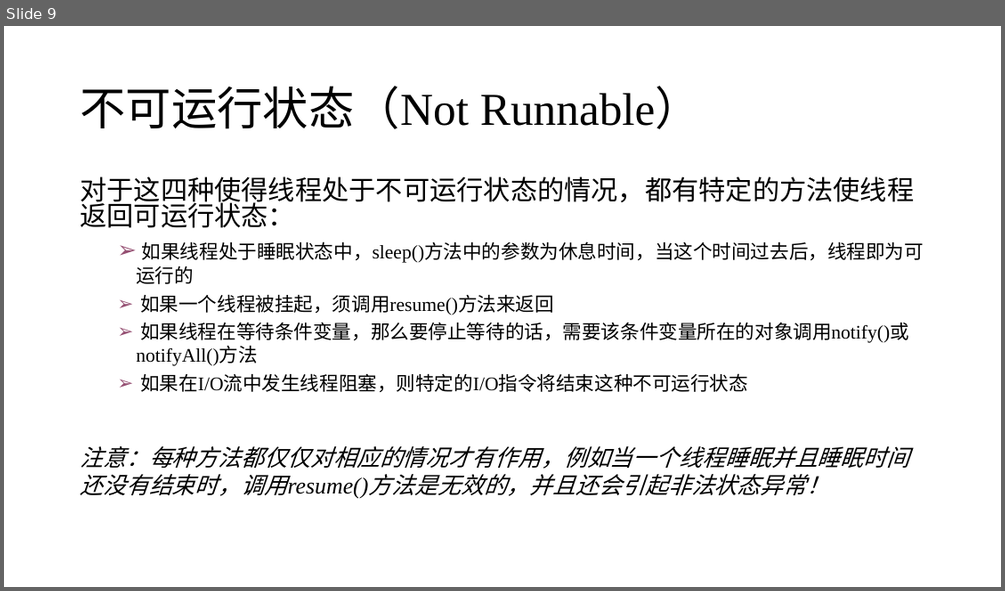
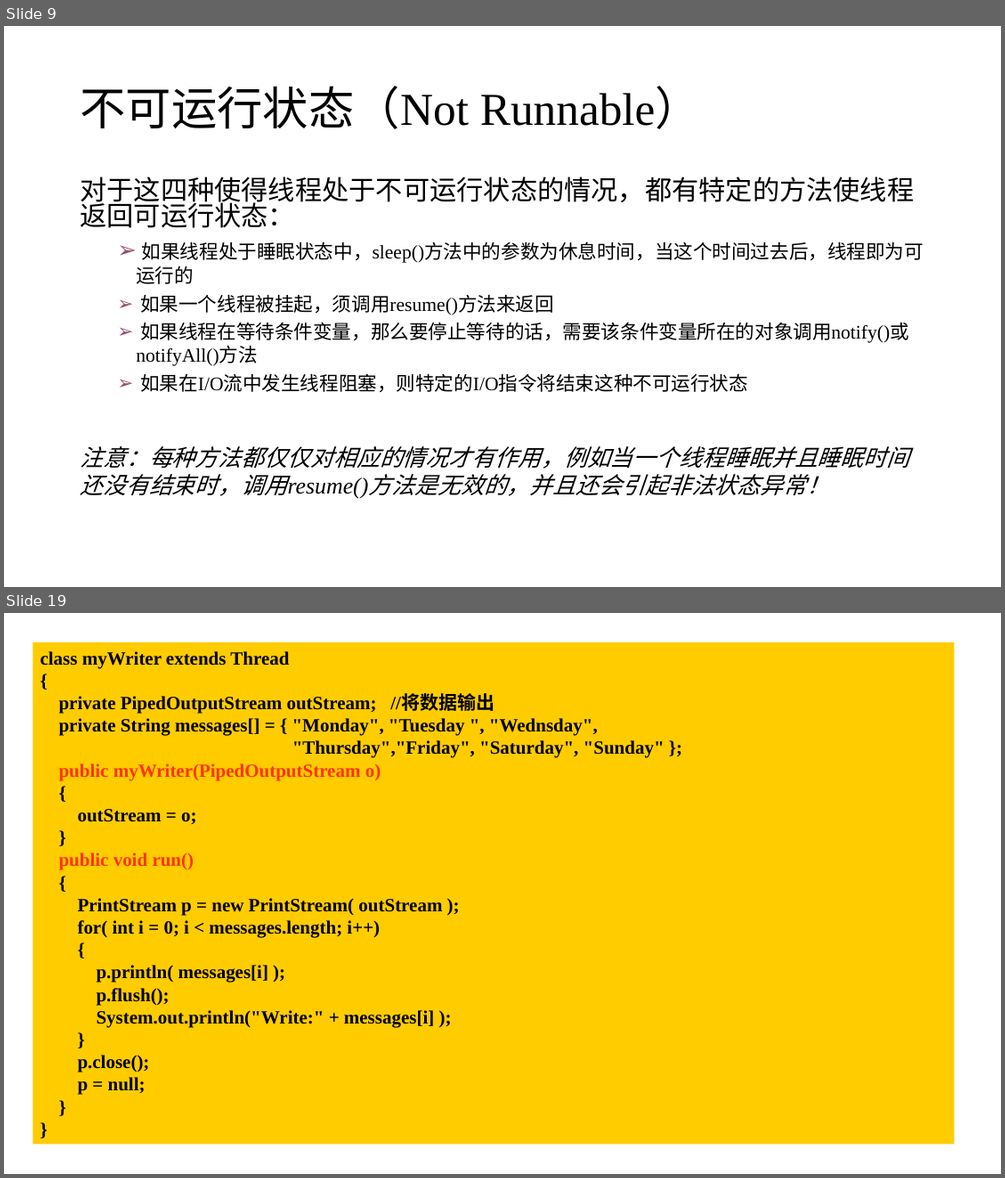
Before and after one commit to j-w-huang/oop, a slide deck: ch6/第六章 part3.pptx. Shown one above the other, each under a label of ours: slide 9 before the commit, slides 9 and 19 after it; the slides between them are not shown. The pictures are 1005x591 and 1005x1178 pixels, drawn with LibreOffice and Linux fonts; fonts in the diff are those of the drawing. Boxes give left, top, right and bottom in pixels: in the first picture for what was removed or moved away, otherwise in the second. Text is boxed around its words. In the diff, an @@ line names an element or a change of style, - is before the commit and + after.

```diff
--- a/ch6/第六章 part3.pptx
+++ b/ch6/第六章 part3.pptx
@@ slide 19 added at [4, 613, 1001, 1174], background #FFFFFF @@
@@ rectangle added at [32, 642, 954, 1144], fill #FFCC00, 18 pt, text #000000, bold @@
+class myWriter extends Thread
+{
+private PipedOutputStream outStream; //将数据输出
+private String messages[] = { "Monday", "Tuesday ", "Wednsday",
+"Thursday","Friday", "Saturday", "Sunday" };
+public myWriter(PipedOutputStream o)
+{
+outStream = o;
+}
+public void run()
+{
+PrintStream p = new PrintStream( outStream );
+for( int i = 0; i < messages.length; i++)
+{
+p.println( messages[i] );
+p.flush();
+System.out.println("Write:" + messages[i] );
+}
+p.close();
+p = null;
+}
+}
```
Also in this commit, not shown: 1 slide changed, 29 other slides added, 2 other files.
